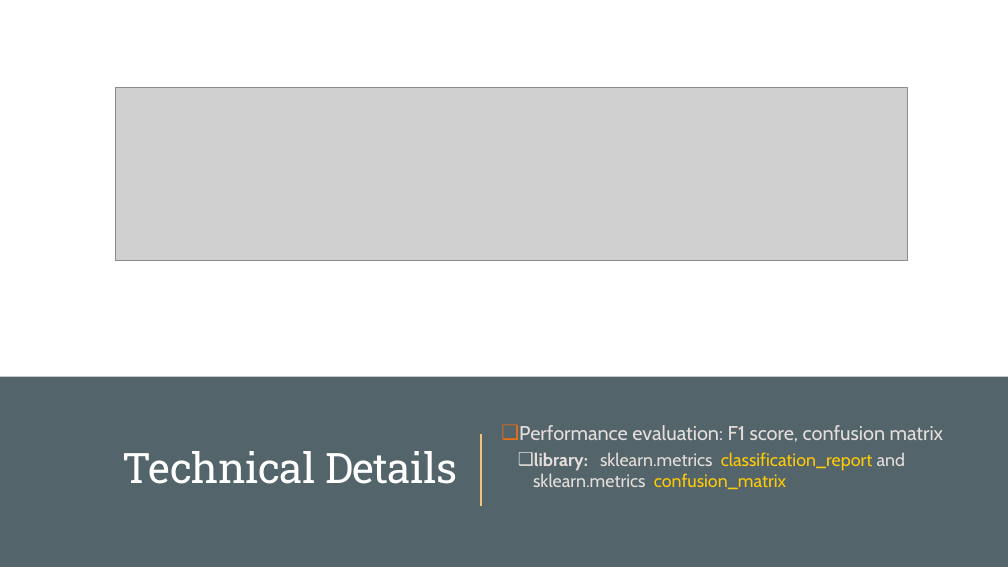
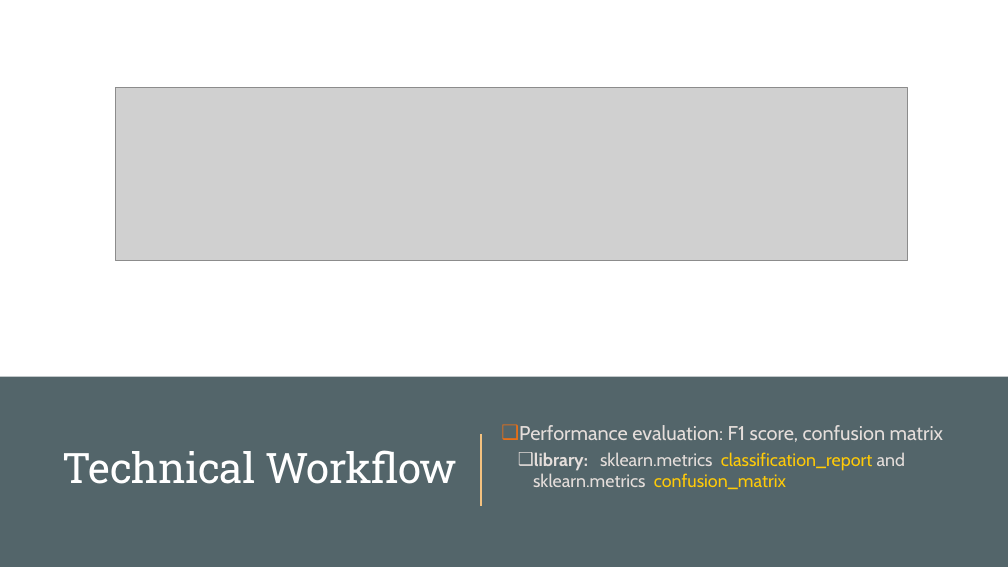
Before and after one commit to skierwing/soen691_project_ed_yr, a slide deck: slide 8 of presentation/SOEN_690_Team_12.pptx (slide 11 before the commit). Drawn at 1008x567 pixels with LibreOffice and Linux fonts; fonts in the diff are those of the drawing; grey boxes stand for pictures. Boxes give left, top, right and bottom in pixels: in the first picture for what was removed or moved away, otherwise in the second. Text is boxed around its words. In the diff, an @@ line names an element or a change of style, - is before the commit and + after.

```diff
--- a/presentation/SOEN_690_Team_12.pptx
+++ b/presentation/SOEN_690_Team_12.pptx
@@ title at bbox=[63, 450, 457, 484]: text changed @@
-Technical Details
+Technical Workflow
```
Also in this commit, not shown: 6 other slides changed, 5 slides removed, 1 other file.
